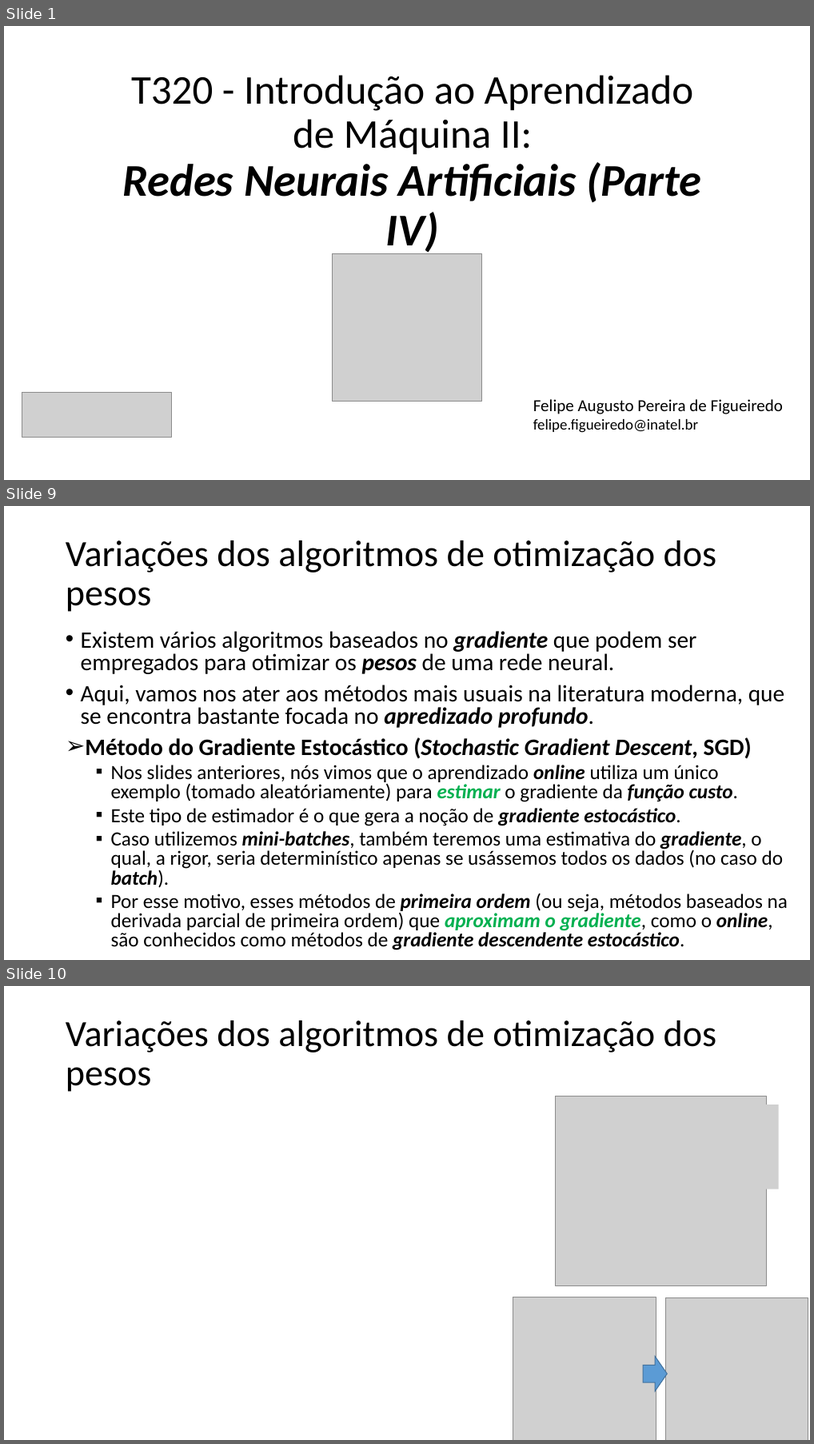
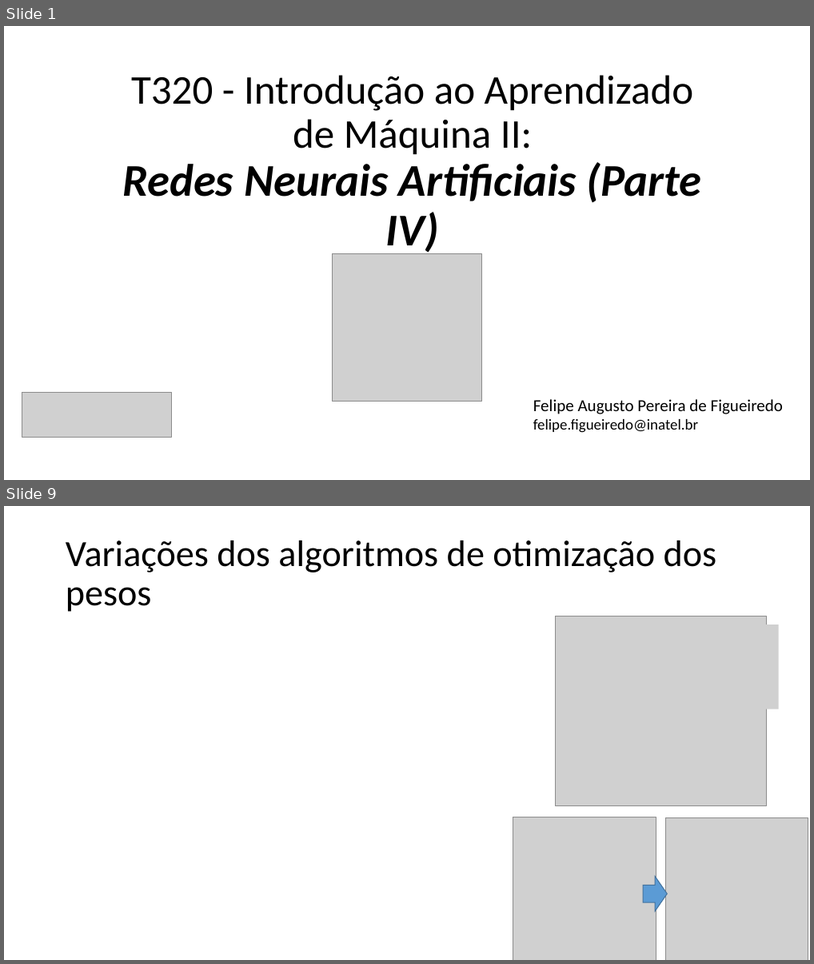
Before and after one commit to zz4fap/t320_aprendizado_de_maquina, a slide deck: slides/T320_Redes_Neurais_Artificiais (Parte IV).pptx. Shown one above the other, each under a label of ours: slides 1, 9 and 10 before the commit, slides 1 and 9 after it; the slides between them are not shown. The pictures are 814x1444 and 814x964 pixels, drawn with LibreOffice and Linux fonts; fonts in the diff are those of the drawing; grey boxes stand for pictures. Boxes give left, top, right and bottom in pixels: in the first picture for what was removed or moved away, otherwise in the second. Text is boxed around its words. In the diff, an @@ line names an element or a change of style, - is before the commit and + after.

```diff
--- a/slides/T320_Redes_Neurais_Artificiais (Parte IV).pptx
+++ b/slides/T320_Redes_Neurais_Artificiais (Parte IV).pptx
@@ slide 9 removed at (4, 506, 810, 960), background #FFFFFF @@
@@ title removed at (66, 540, 718, 612) @@
-Variações dos algoritmos de otimização dos pesos
@@ text removed at (81, 631, 788, 950) @@
-• Existem vários algoritmos baseados no gradiente que podem ser empregados para otimizar os pesos de uma rede neural.
-• Aqui, vamos nos ater aos métodos mais usuais na literatura moderna, que se encontra bastante focada no apredizado profundo.
-➢ Método do Gradiente Estocástico (Stochastic Gradient Descent, SGD)
-  ▪ Nos slides anteriores, nós vimos que o aprendizado online utiliza um único exemplo (tomado aleatóriamente) para estimar o gradiente da função custo.
-  ▪ Este tipo de estimador é o que gera a noção de gradiente estocástico.
-  ▪ Caso utilizemos mini-batches, também teremos uma estimativa do gradiente, o qual, a rigor, seria determinístico apenas se usássemos todos os dados (no caso do batch).
-  ▪ Por esse motivo, esses métodos de primeira ordem (ou seja, métodos baseados na derivada parcial de primeira ordem) que aproximam o gradiente, como o online, são conhecidos como métodos de gradiente descendente estocástico.
@@ what was slide 10 is now slide 9 @@
```
Also in this commit, not shown: 2 slides changed, 5 slides added, 5 other slides removed, 1 other file.
